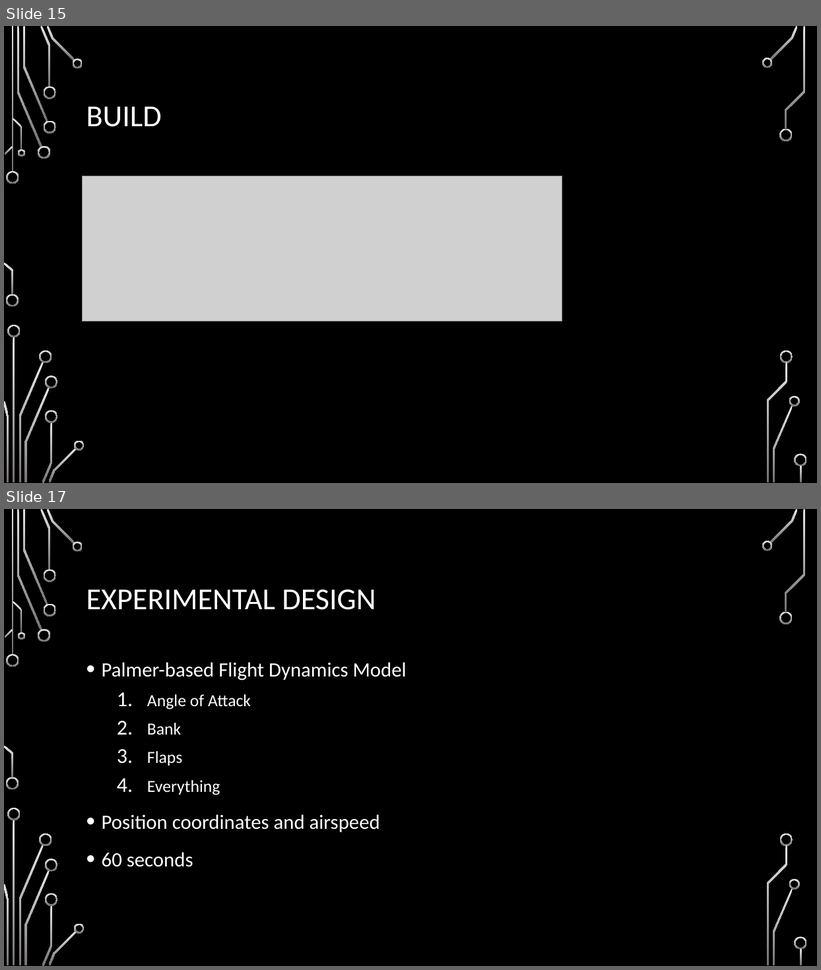
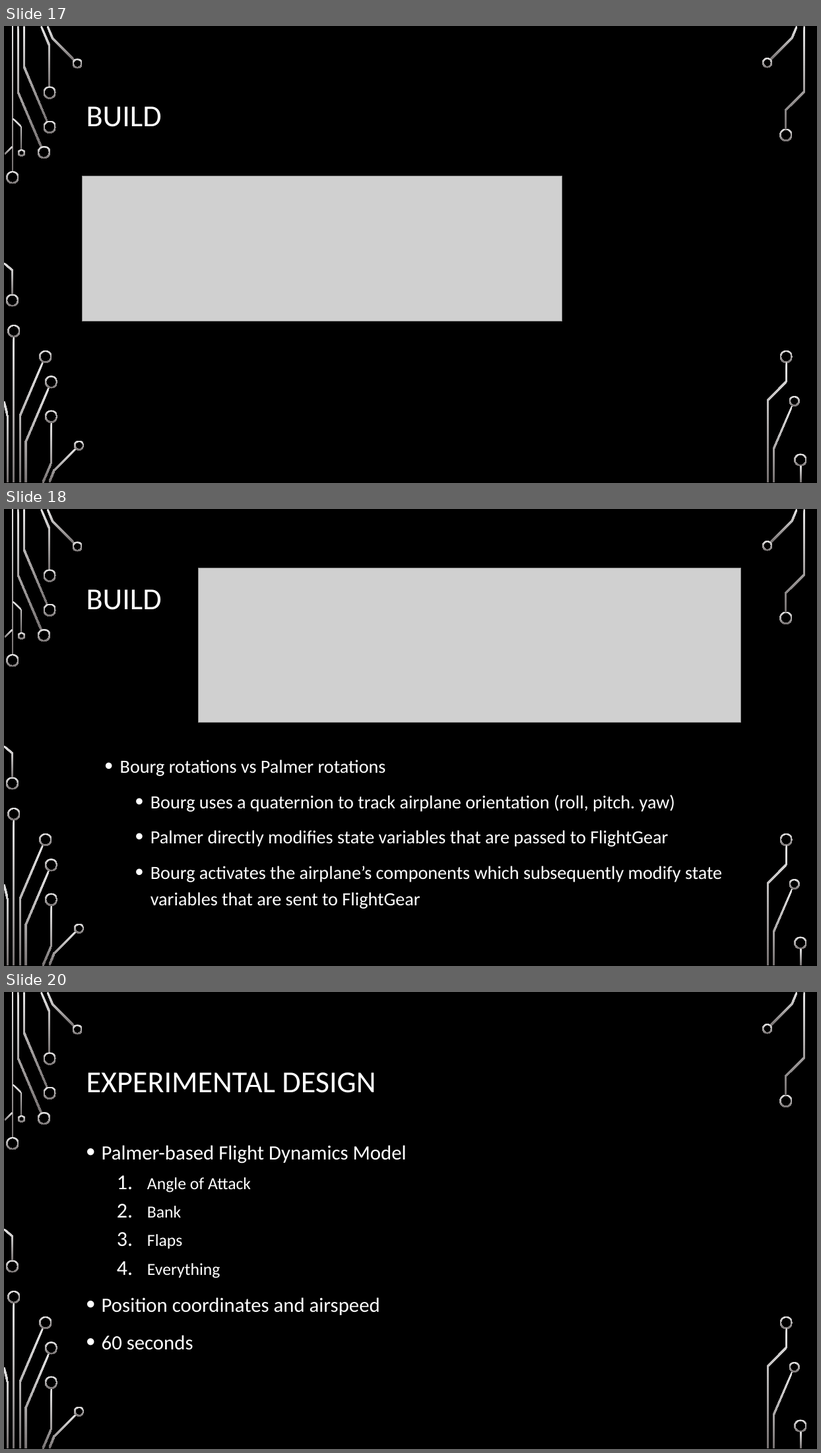
Before and after one commit to chaddw/ECS-Rust-FlightDynamics, a slide deck: Defense.pptx. Shown one above the other, each under a label of ours: slides 15 and 17 before the commit, slides 17, 18 and 20 after it; the slides between them are not shown. The pictures are 821x970 and 821x1453 pixels, drawn with LibreOffice and Linux fonts; fonts in the diff are those of the drawing; grey boxes stand for pictures; background and template pictures are left out. Boxes give left, top, right and bottom in pixels: in the first picture for what was removed or moved away, otherwise in the second. Text is boxed around its words. In the diff, an @@ line names an element or a change of style, - is before the commit and + after.

```diff
--- a/Defense.pptx
+++ b/Defense.pptx
@@ slide 18 added at <box>4,509,817,966</box>, background picture (left out); not listed: 36 template elements that a slide beside it also shows @@
@@ picture added at <box>199,568,741,722</box> @@
@@ title added at <box>86,590,162,610</box>, 36 pt, text #FFFFFF @@
+BUILD
@@ text added at <box>120,760,722,909</box>, 22 pt, text #FFFFFF @@
+• Bourg rotations vs Palmer rotations
+  • Bourg uses a quaternion to track airplane orientation (roll, pitch. yaw)
+  • Palmer directly modifies state variables that are passed to FlightGear
+  • Bourg activates the airplane’s components which subsequently modify state variables that are sent to FlightGear
@@ what was slide 15 is now slide 17 @@
@@ what was slide 17 is now slide 20 @@
```
Also in this commit, not shown: 13 slides changed, 4 other slides added, 2 slides removed.
